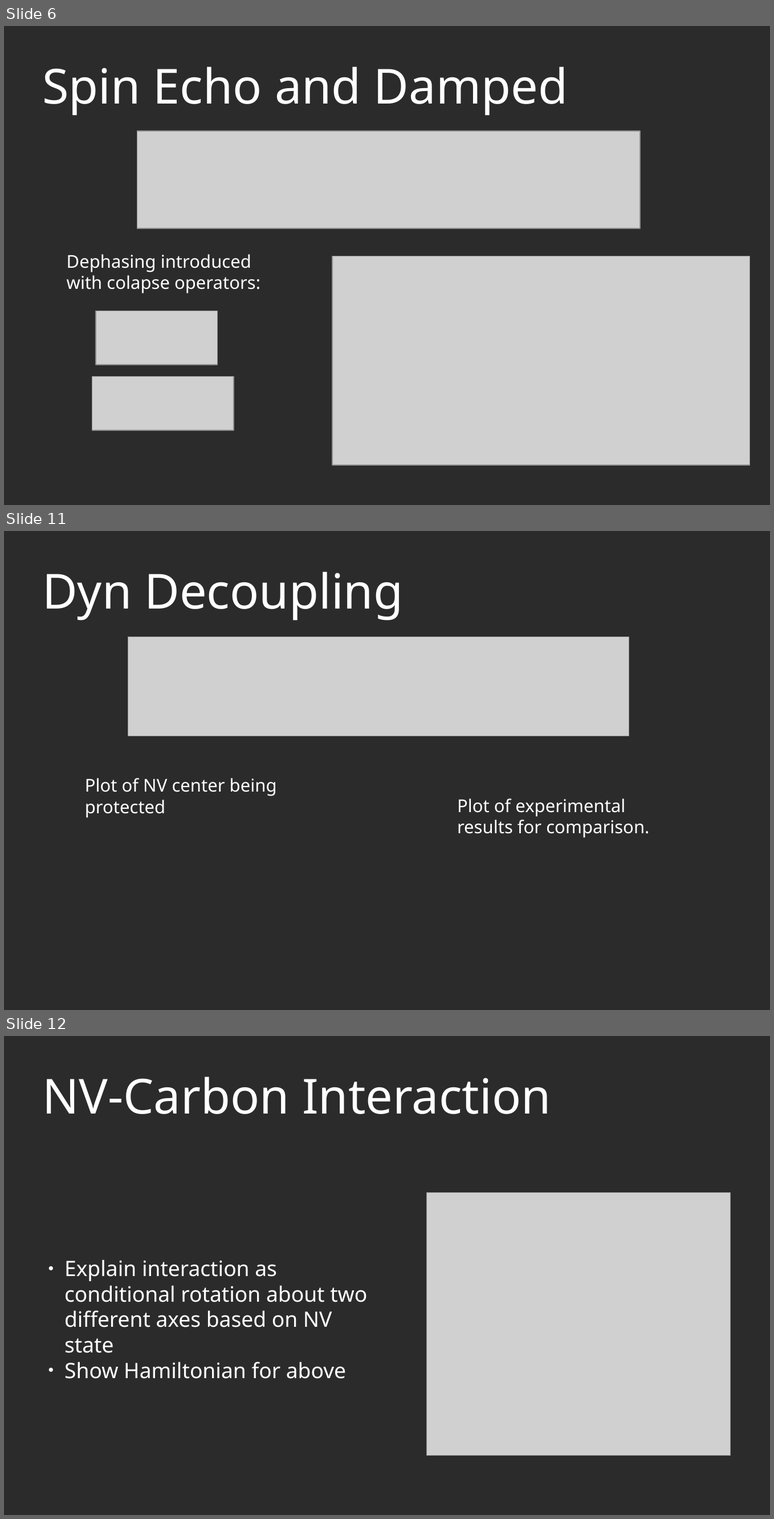
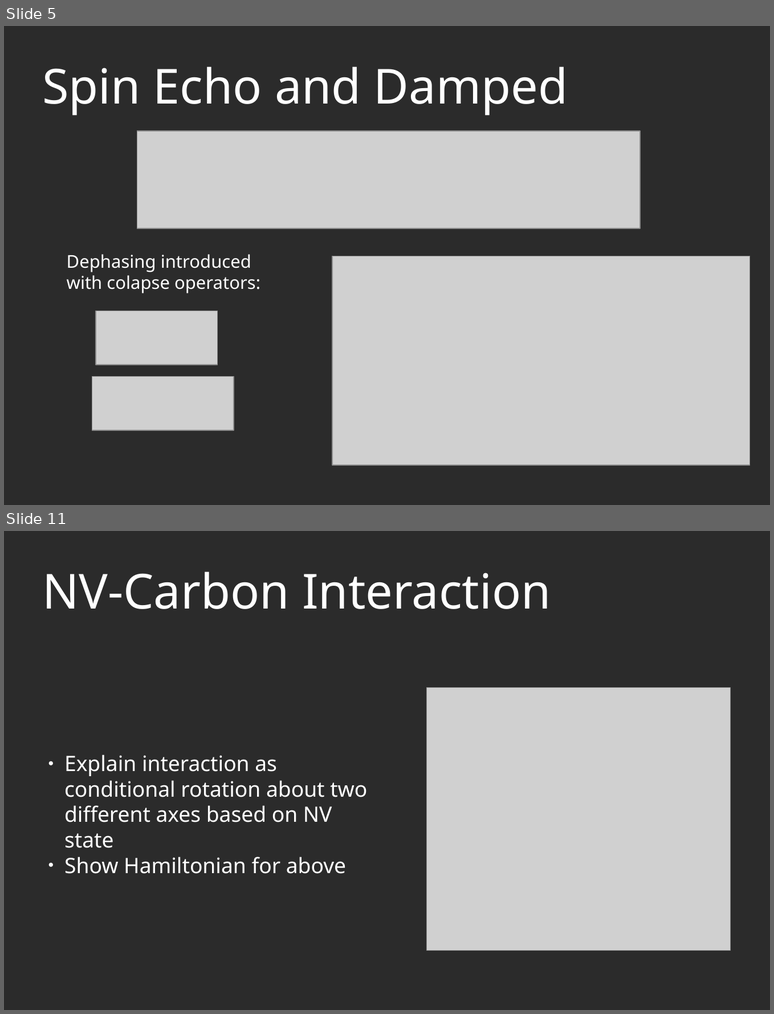
Before and after one commit to AGaliciaMartinez/Final-Project-Computational-Physics, a slide deck: presentation/NV_Carbons_presentation_asier.odp. Shown one above the other, each under a label of ours: slides 6, 11 and 12 before the commit, slides 5 and 11 after it; the slides between them are not shown. The pictures are 774x1519 and 774x1014 pixels, drawn with LibreOffice and Linux fonts; fonts in the diff are those of the drawing; grey boxes stand for pictures; background and template pictures are left out; a plain dark background stands for a picture behind light text. Boxes give left, top, right and bottom in pixels: in the first picture for what was removed or moved away, otherwise in the second. Text is boxed around its words. In the diff, an @@ line names an element or a change of style, - is before the commit and + after.

```diff
--- a/presentation/NV_Carbons_presentation_asier.odp
+++ b/presentation/NV_Carbons_presentation_asier.odp
@@ slide 11 removed at (4,531,770,1010), background picture (left out) @@
@@ title removed at (42,571,403,620) @@
-Dyn Decoupling
@@ picture removed at (128,636,630,736) @@
@@ text removed at (85,778,277,818) @@
-Plot of NV center being protected
@@ text removed at (457,798,649,838) @@
-Plot of experimental results for comparison.
@@ what was slide 6 is now slide 5 @@
@@ what was slide 12 is now slide 11 @@
```
Also in this commit, not shown: 7 slides changed, 1 slide added.
